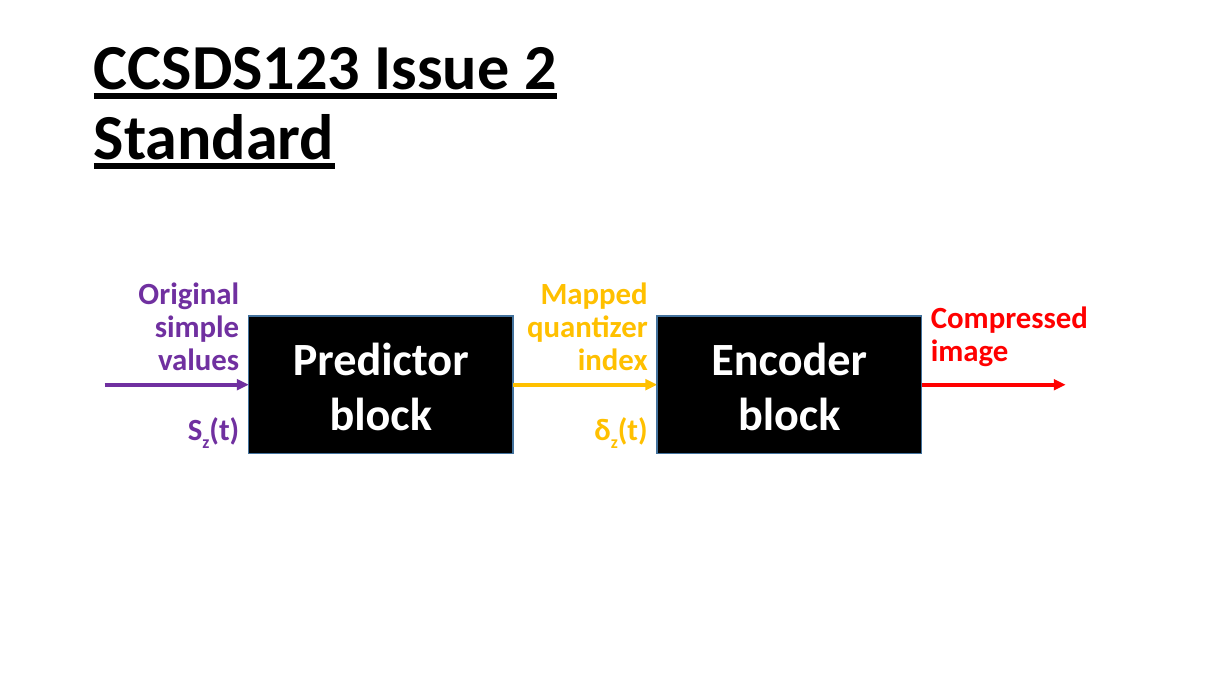
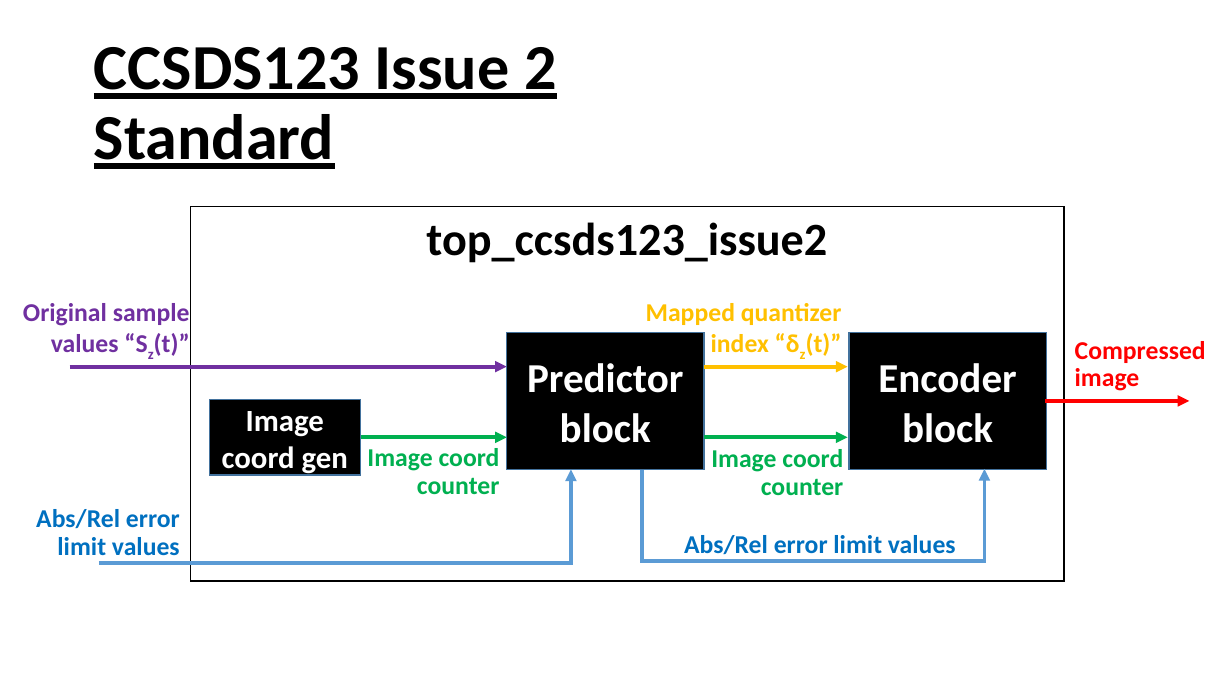
Before and after one commit to CristianG89/CCSDS123_Issue2, a slide deck: slide 1 of Block diagram.pptx. Drawn at 1232x693 pixels with LibreOffice and Linux fonts; fonts in the diff are those of the drawing. Boxes give left, top, right and bottom in pixels: in the first picture for what was removed or moved away, otherwise in the second. Text is boxed around its words. In the diff, an @@ line names an element or a change of style, - is before the commit and + after.

Commit message:
Integrating the encoder header and body parts within the design. WIP

```diff
--- a/Block diagram.pptx
+++ b/Block diagram.pptx
@@ rectangle added at [190,207,1064,581], fill #FFFFFF, outline #000000 1 pt, 36 pt, text #000000, bold @@
+top_ccsds123_issue2
@@ text at [23,303,190,356]: text changed; size 24 to 20 pt @@
-Original simple values
-Sz(t)
+Original sample
+values “Sz(t)”
@@ text at [646,303,842,356]: text changed; size 24 to 20 pt @@
-Mapped quantizer index
-δz(t)
+Mapped quantizer index “δz(t)”
@@ rectangle "Predictor block" at [506,333,703,470]: size 36 to 32 pt @@
@@ rectangle "Predictor block": place and size @@
-rectangle "Predictor block" at [249,316,513,454]
+rectangle "Predictor block" at [506,333,703,470]
@@ rectangle "Encoder block": place and size @@
-rectangle "Encoder block" at [657,316,921,454]
+rectangle "Encoder block" at [849,333,1046,470]
@@ rectangle "Encoder block" at [849,333,1046,470]: size 36 to 32 pt @@
@@ text "Compressed image": place and size @@
-text "Compressed image" at [931,306,1088,367]
+text "Compressed image" at [1075,341,1206,391]
@@ text "Compressed image" at [1075,341,1206,391]: size 24 to 20 pt @@
@@ arrow moved from (104, 384) - (249, 384) to (69, 367) - (506, 367) @@
@@ arrow moved from (513, 384) - (657, 384) to (704, 367) - (848, 367) @@
@@ rectangle added at [210,400,360,476], fill #000000, outline #43739E 1 pt, 24 pt, text #FFFFFF, bold @@
+Image
+coord gen
@@ arrow moved from (921, 384) - (1066, 384) to (1045, 401) - (1189, 401) @@
@@ arrow added from (360, 437) to (507, 437), #00B050 3 pt @@
@@ text added at [367,448,500,495], 20 pt, text #00B050, bold @@
+Image coord counter
@@ arrow added from (704, 437) to (848, 437), #00B050 3 pt @@
@@ text added at [711,449,843,496], 20 pt, text #00B050, bold @@
+Image coord counter
@@ elbow arrow added from (99, 563) to (571, 470), #5B9BD5 3 pt @@
@@ elbow arrow added from (642, 470) to (984, 470), #5B9BD5 3 pt @@
@@ text added at [36,509,180,556], 20 pt, text #0070C0, bold @@
+Abs/Rel error limit values
@@ text added at [684,535,956,555], 20 pt, text #0070C0, bold @@
+Abs/Rel error limit values
```
Also in this commit, not shown: 15 other files.
